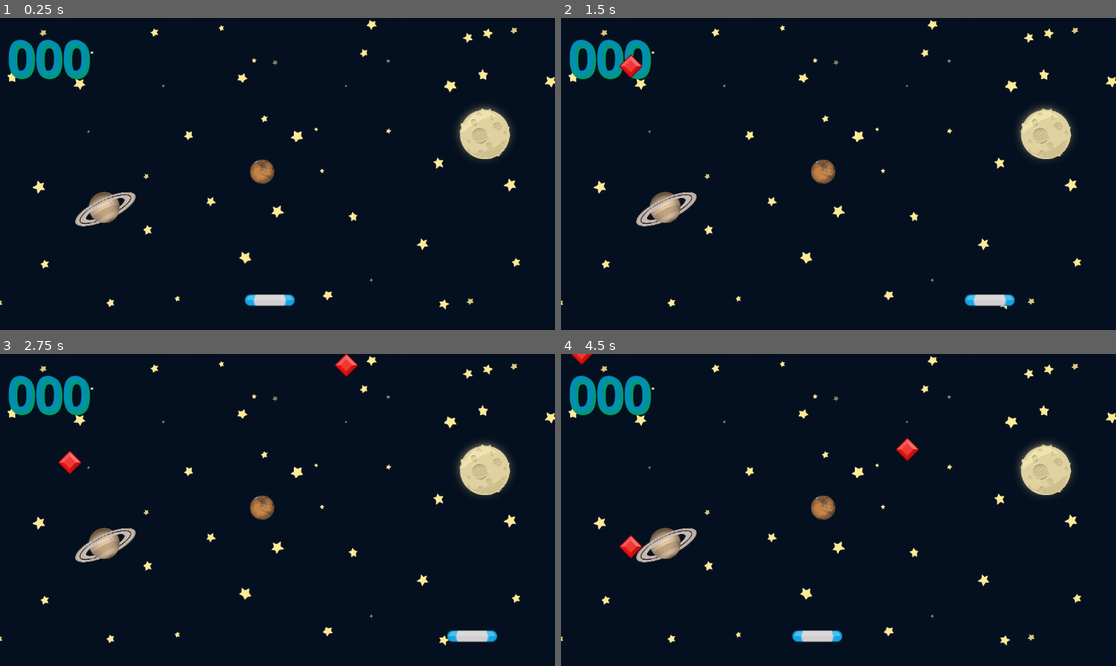
Above: before the commit, frames 1-4 (two rows, left to right).
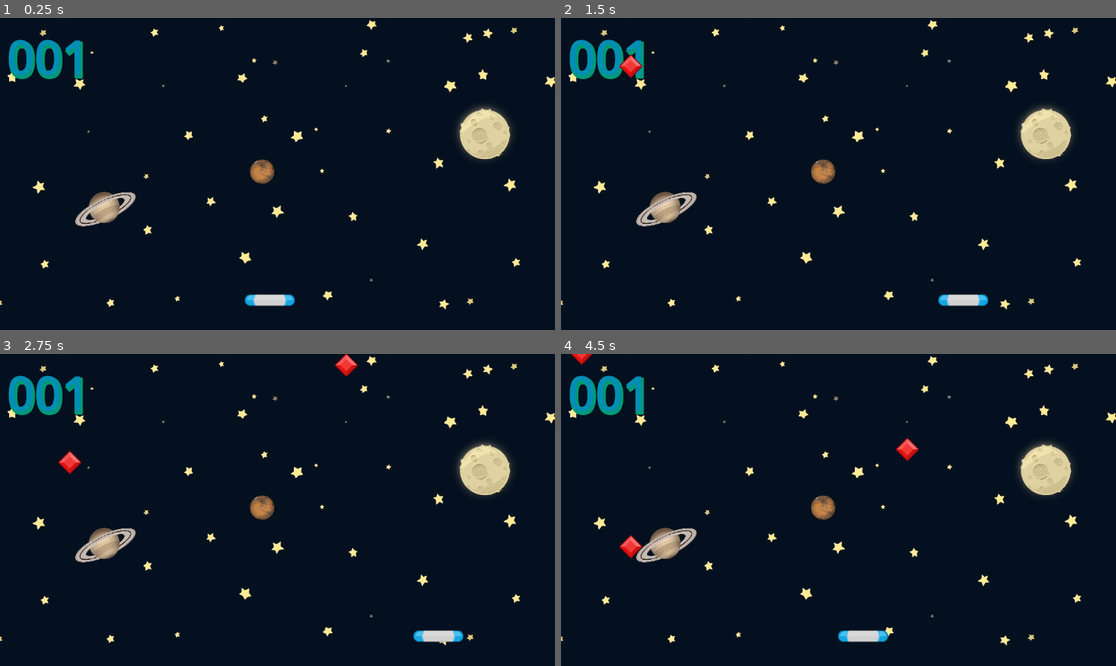
Above: after the commit, the same moments.

Repository: zserzzzz/gemcatcher
Game: Godot game, scene res://Scenes/Game/Game.tscn
Two runs of this game, one before a commit and one after it. Both use one fixed random seed, a clock stepped at 60 frames per second and the inputs below.
Inputs:
- Up to frame 1 (0.25 s): no input
- Up to frame 2 (1.5 s): hold D (move_right) 0.53-1.28 s; hold A (move_left) from 1.28 s (still down)
- Up to frame 3 (2.75 s): release A (move_left) at 2.03 s; hold D (move_right) from 2.03 s (still down)
- Up to frame 4 (4.5 s): release D (move_right) at 3.53 s; hold A (move_left) from 3.53 s (still down)

The runs differ from the first frame. In frame 1, 0.4% of the frame differs, in the area x 11-17%, y 6-20%; in frame 2, 0.8%; in frame 3, 1.0%; in frame 4, 1.1%, in the area x 11-59%, y 6-93%.

Commit message:
GAMES FINISHED
YAYYYY

Diff:
--- a/scripts/game/game.gd
+++ b/scripts/game/game.gd
@@ -8,22 +8,40 @@
 @onready var explode: AudioStreamPlayer = $Explode
 @onready var score_label: Label = $Label
 
-var score: int = 000
+var file_path = "user://file.save"
+var score: int = 0
 
 func _ready() -> void:
+	score = read(score)
+	txts()
 	create_gem()
 
 
-func _on_paddle_area_entered(area: Area2D) -> void:
+func _on_paddle_area_entered(_area: Area2D) -> void:
 	score += 1
 	score_sound.play()
+	txts()
+
+func txts():
 	var txt = str(score)
 	if score < 10:
 		txt = "00" + txt
 	else: if score < 100:
 		txt = "0" + txt
 	score_label.text = txt
+	save(score)
 
+func save(var_save) -> void:
+	var file = FileAccess.open(file_path,FileAccess.WRITE)
+	file.store_var(var_save)
+
+func read(var_save) -> int:
+	if FileAccess.file_exists(file_path):
+		var file = FileAccess.open(file_path,FileAccess.READ)
+		return file.get_var(var_save)
+	else:
+		print("no data :(")
+		return 1
 
 func stop_all() -> void:
 	timer.stop()
@@ -34,6 +52,9 @@
 	score_sound.stop()
 	bgm.stop()
 	explode.play()
+	score = 0
+	txts()
+	save(score)
 
 
 func create_gem() -> void:
--- a/scripts/gem/gem.gd
+++ b/scripts/gem/gem.gd
@@ -29,6 +29,6 @@
 		kms()
 
 
-func _on_area_entered(area: Area2D) -> void:
+func _on_area_entered(_area: Area2D) -> void:
 	print("collided")
 	kms()
--- a/scripts/paddle/paddle.gd
+++ b/scripts/paddle/paddle.gd
@@ -1,11 +1,11 @@
 extends Area2D
 
-@export var speed = 10
+@export var speed = 500
 
 # Called every frame. 'delta' is the elapsed time since the previous frame.
 func _process(delta: float) -> void:
 	var movement = Input.get_axis("move_left","move_right")
-	position.x += speed * movement
+	position.x += speed * movement * delta
 
 	position.x = clamp(position.x,0 + 50,get_viewport_rect().end.x - 50)
 	#print(position.x)
